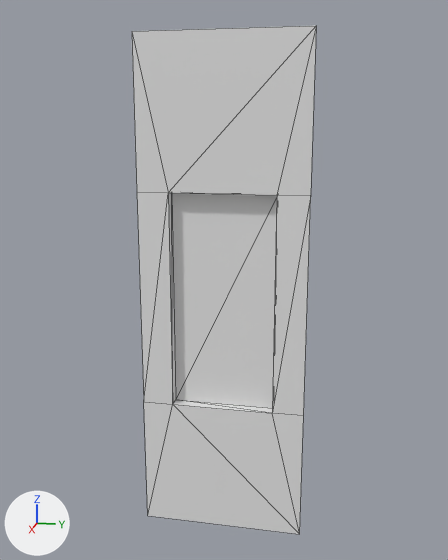
The OBJ model dist/data/BarWindow.obj, before and after one commit.
Before and after are seen from a camera (50 mm lens) standing at (3.45, 0.7, 2.49) and looking at (0.01, 0.02, 1.63). Every picture has the same lights, and +X, +Y and +Z are marked at lower left. Mesh edges are drawn as thin lines. Where no turn or scale is listed for an object, it has been applied to the vertices.

The older version as bpy lines, for what is in view:
```python
me_plane_003_plane_004 = bpy.data.meshes.new('Plane.003_Plane.004')
me_plane_003_plane_004.from_pydata(...)  # 16 vertices, 22 faces; spans x -0.07..0.0, y -0.5..0.5, z 0.0..3.0
# before: 4 (0.0, -0.5, 2.12) at pixel (136, 192), 5 (0.0, -0.5, 0.81) at pixel (143, 401), 6 (0.0, 0.5, 0.81) at pixel (303, 415), 7 (0.0, 0.5, 2.12) at pixel (310, 195), 8 (0.0, -0.31, 2.12) at pixel (168, 192)
# before: 9 (0.0, 0.31, 2.12) at pixel (276, 195), 10 (0.0, -0.31, 0.81) at pixel (172, 404), 11 (0.0, 0.31, 0.81) at pixel (272, 413), 12 (-0.07, -0.31, 2.12), 13 (-0.07, 0.31, 2.12)
# before: 14 (-0.07, -0.31, 0.81) at pixel (175, 399), 15 (-0.07, 0.31, 0.81)
ob_plane_003_plane_004 = bpy.data.objects.new('Plane.003_Plane.004', me_plane_003_plane_004)
ob_plane_003_plane_004.location = (0.0, 0.0, 0.0)
```
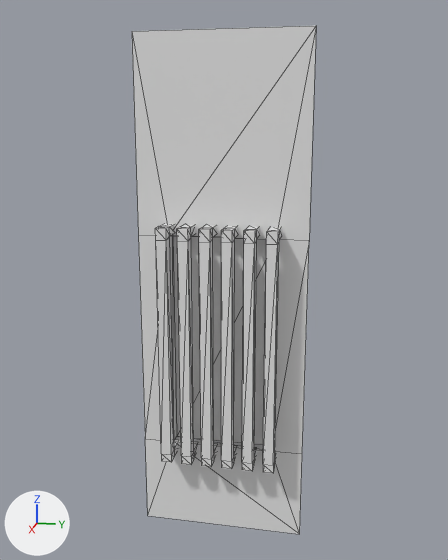
Pixel boxes (x1, y1, x2, y2) of what changed, in the pictures (448 x 560 px; the box of a moved part takes in the faces that stretch with it):
```json
{"part": 1, "of": "me_plane_003_plane_004", "change": "added", "after": [155, 224, 178, 462]}
{"part": 2, "of": "me_plane_003_plane_004", "change": "added", "after": [177, 225, 197, 465]}
{"part": 3, "of": "me_plane_003_plane_004", "change": "added", "after": [199, 225, 217, 467]}
{"part": 4, "of": "me_plane_003_plane_004", "change": "added", "after": [221, 226, 237, 469]}
{"part": 5, "of": "me_plane_003_plane_004", "change": "added", "after": [242, 227, 259, 471]}
{"part": 6, "of": "me_plane_003_plane_004", "change": "added", "after": [263, 227, 281, 473]}
{"part": 7, "of": "me_plane_003_plane_004", "change": "moved or reshaped", "before": [132, 26, 316, 534], "after": [132, 26, 316, 534]}
```

The change, as JSON lines over the scene's bpy script:
```json
{"block": "me_plane_003_plane_004", "where": "# used by ob_plane_003_plane_004; location = (0.0, 0.0, 0.0)"}
{"block": "me_plane_003_plane_004", "where": "# verts and faces of me_plane_003_plane_004; kept vertices keep their numbers, new ones are numbered from 16"}
{"op": "remove", "block": "me_plane_003_plane_004", "code": "me_plane_003_plane_004.from_pydata(...)  # 16 vertices, 22 faces; spans x -0.07..0.0, y -0.5..0.5, z 0.0..3.0"}
{"op": "add", "block": "me_plane_003_plane_004", "code": "me_plane_003_plane_004.from_pydata(...)  # 160 vertices, 286 faces; spans x -0.07..0.15, y -0.5..0.5, z 0.0..3.0"}
{"block": "me_plane_003_plane_004", "change": "me_plane_003_plane_004 part 1: a new loose piece of 24 vertices spanning x -0.03..0.15, y -0.35..-0.28, z 0.5..1.94"}
{"block": "me_plane_003_plane_004", "change": "me_plane_003_plane_004 part 2: a new loose piece of 24 vertices spanning x -0.03..0.15, y -0.22..-0.16, z 0.5..1.94"}
{"block": "me_plane_003_plane_004", "change": "me_plane_003_plane_004 part 3: a new loose piece of 24 vertices spanning x -0.03..0.15, y -0.1..-0.03, z 0.5..1.94"}
{"block": "me_plane_003_plane_004", "change": "me_plane_003_plane_004 part 4: a new loose piece of 24 vertices spanning x -0.03..0.15, y 0.03..0.09, z 0.5..1.94"}
{"block": "me_plane_003_plane_004", "change": "me_plane_003_plane_004 part 5: a new loose piece of 24 vertices spanning x -0.03..0.15, y 0.15..0.22, z 0.5..1.94"}
{"block": "me_plane_003_plane_004", "change": "me_plane_003_plane_004 part 6: a new loose piece of 24 vertices spanning x -0.03..0.15, y 0.28..0.34, z 0.5..1.94"}
{"block": "me_plane_003_plane_004", "change": "me_plane_003_plane_004 part 7"}
{"op": "add", "block": "me_plane_003_plane_004", "code": "for i in [4, 7, 8, 9, 12, 13]: verts[i] += (0.0, 0.0, -0.24)"}
{"op": "add", "block": "me_plane_003_plane_004", "code": "for i in [5, 6, 10, 11, 14, 15]: verts[i] += (0.0, 0.0, -0.25)"}
```
